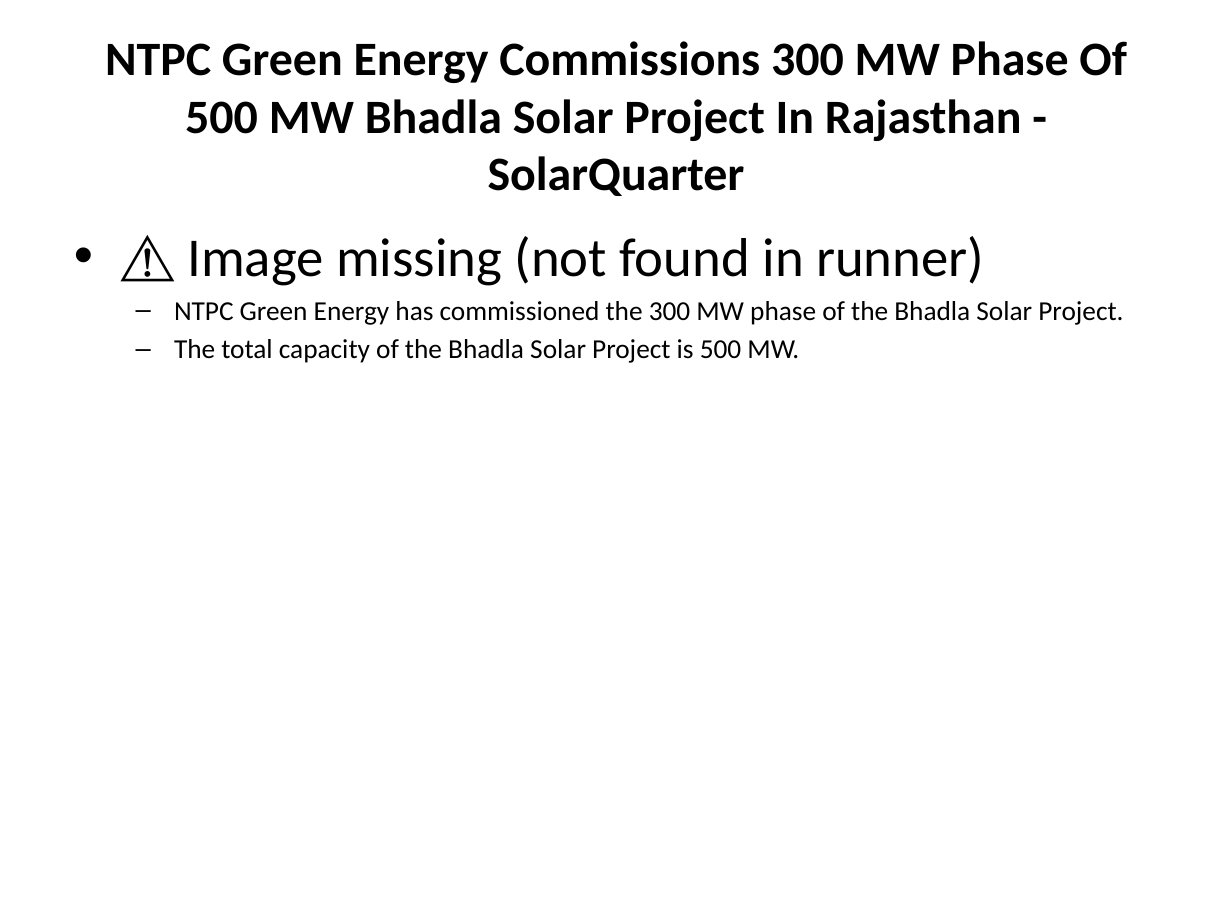
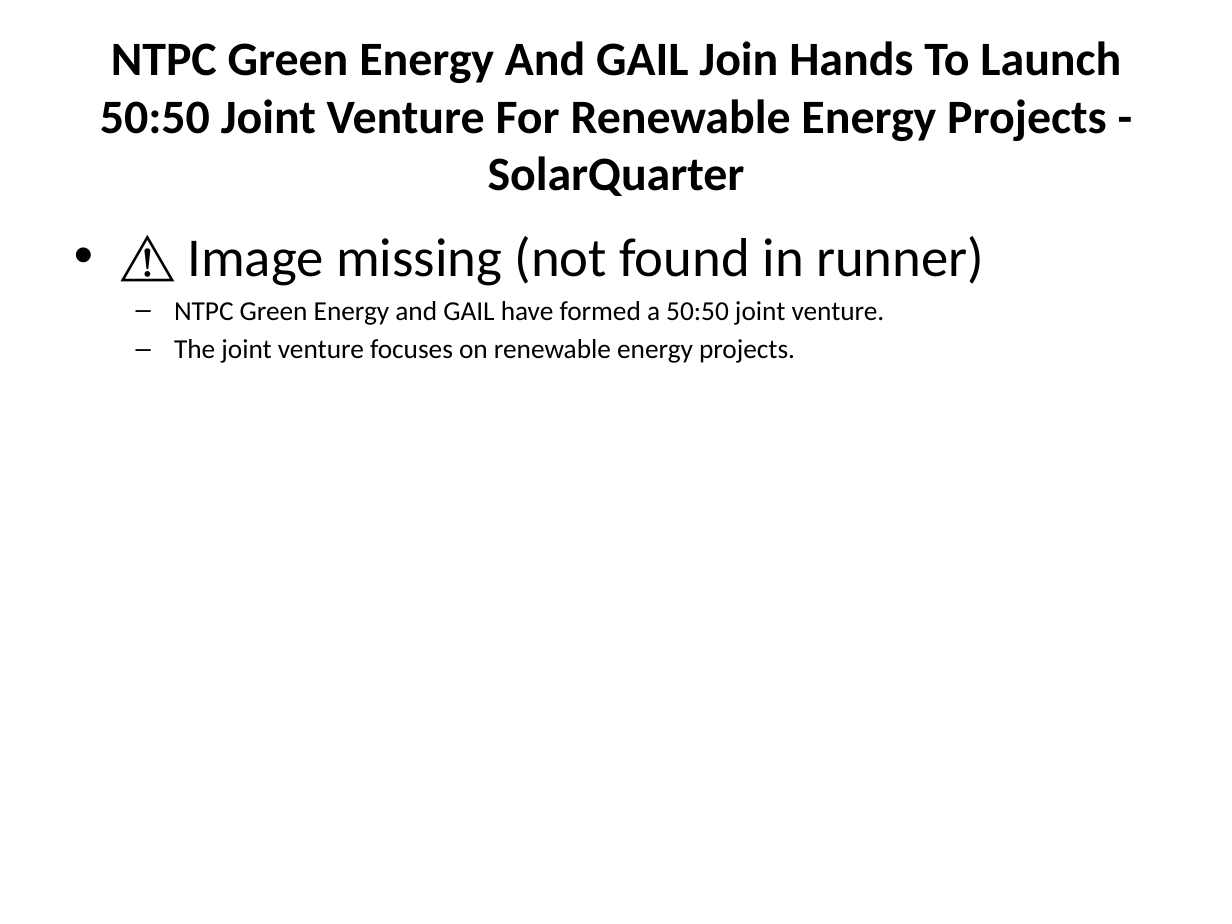
Before and after one commit to gauravsiemens1988/Linkedin-AI-Agent_Personal, a slide deck: slide 1 of drafts/linkedin_carousel.pptx. Drawn at 1232x924 pixels with LibreOffice and Linux fonts; fonts in the diff are those of the drawing. Boxes give left, top, right and bottom in pixels: in the first picture for what was removed or moved away, otherwise in the second. Text is boxed around its words. In the diff, an @@ line names an element or a change of style, - is before the commit and + after.

```diff
--- a/drafts/linkedin_carousel.pptx
+++ b/drafts/linkedin_carousel.pptx
@@ title at (100, 41, 1121, 196): text changed @@
-NTPC Green Energy Commissions 300 MW Phase Of 500 MW Bhadla Solar Project In Rajasthan - SolarQuarter
+NTPC Green Energy And GAIL Join Hands To Launch 50:50 Joint Venture For Renewable Energy Projects - SolarQuarter
@@ text at (174, 301, 885, 363): text changed @@
-  – NTPC Green Energy has commissioned the 300 MW phase of the Bhadla Solar Project.
-  – The total capacity of the Bhadla Solar Project is 500 MW.
+  – NTPC Green Energy and GAIL have formed a 50:50 joint venture.
+  – The joint venture focuses on renewable energy projects.
```
Also in this commit, not shown: 5 other slides changed, 1 other file.
